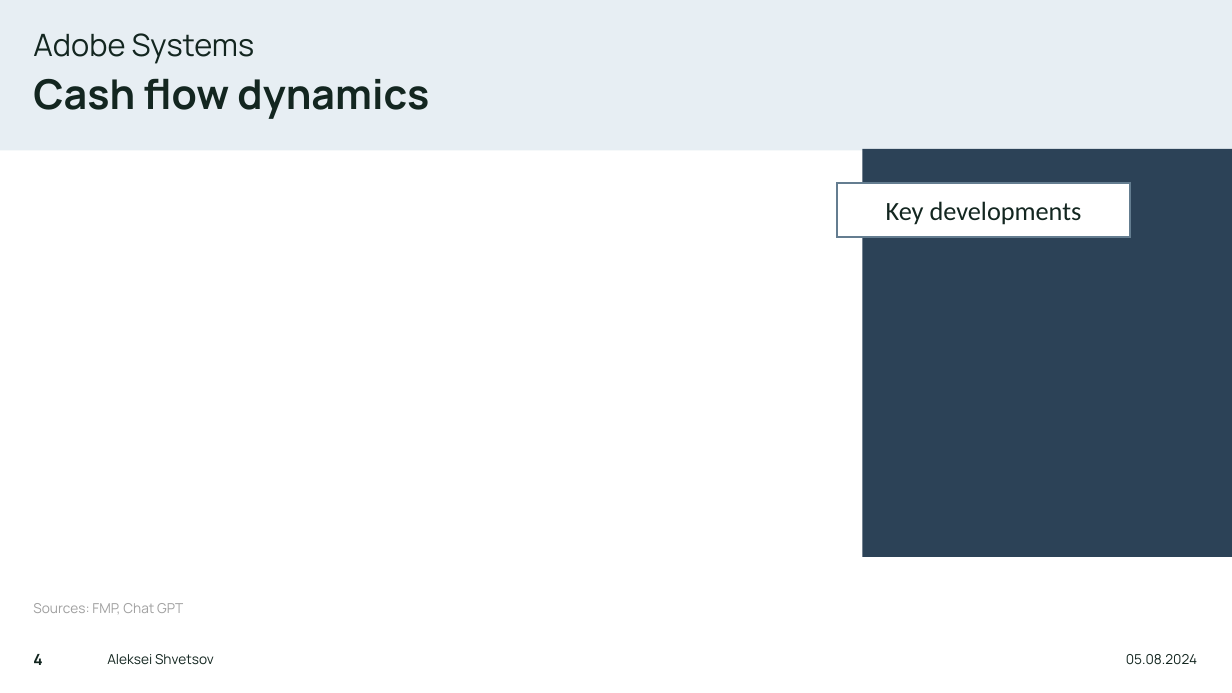
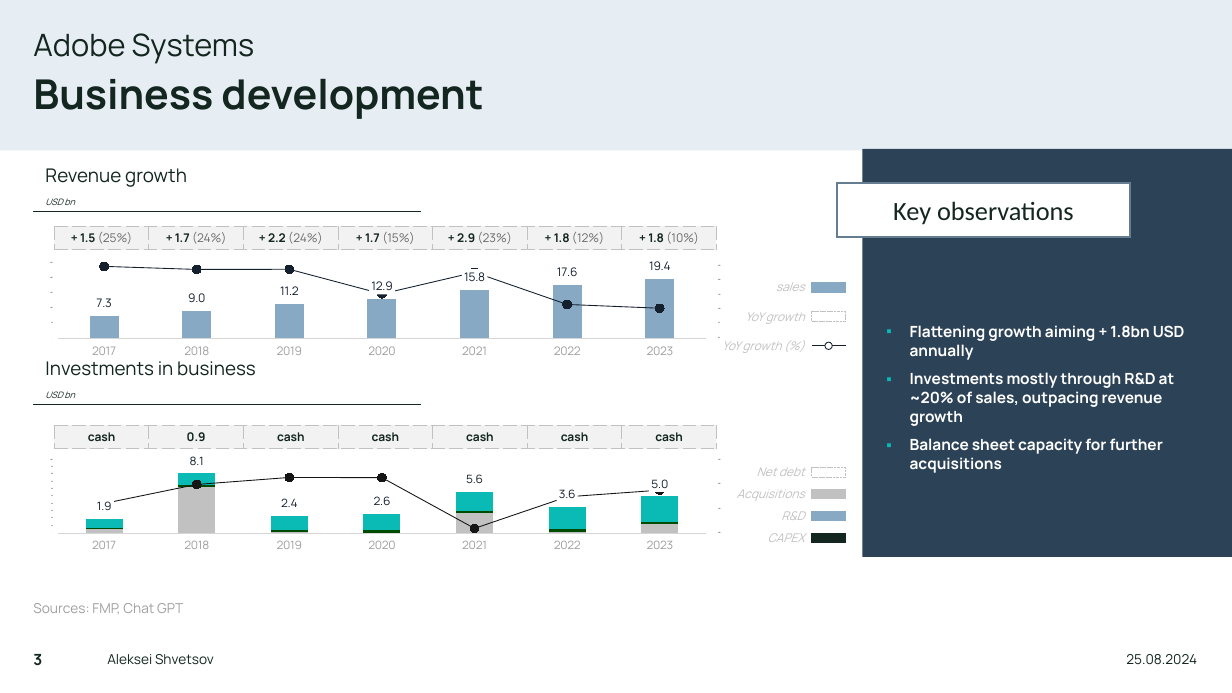
Before and after one commit to sleepper/investmentstrategies, a slide deck: slide 3 of Company Profile.pptx (slide 4 before the commit). Drawn at 1232x693 pixels with LibreOffice and Linux fonts; fonts in the diff are those of the drawing. Boxes give left, top, right and bottom in pixels: in the first picture for what was removed or moved away, otherwise in the second. Text is boxed around its words. In the diff, an @@ line names an element or a change of style, - is before the commit and + after.

Commit message:
Finished powerpoint

```diff
--- a/Company Profile.pptx
+++ b/Company Profile.pptx
@@ title at bbox=[33, 78, 483, 119]: text changed @@
-Cash flow dynamics
+Business development
@@ text added at bbox=[45, 168, 187, 205], 11 pt, text #132620 @@
+Revenue growth
+USD bn
@@ text in rectangle at bbox=[893, 201, 1074, 225]: text changed @@
-Key developments
+Key observations
@@ line added from (33, 211) to (421, 211), #132620 0.25 pt @@
@@ table added at bbox=[54, 227, 718, 312], 1 rows, 7 columns @@
++ 1.5 (25%) | + 1.7 (24%) | + 2.2 (24%) | + 1.7 (15%) | + 2.9 (23%) | + 1.8 (12%) | + 1.8 (10%)
@@ column chart added at bbox=[36, 259, 734, 361] @@
+categories: 2017, 2018, 2019, 2020, 2021, 2022, 2023
+Series 1: 7.301505, 9.030008, 11.171297, 12.868, 15.785, 17.606, 19.409
+Series 2: 0.247, 0.237, 0.237, 0.152, 0.227, 0.115, 0.102
@@ text added at bbox=[910, 325, 1185, 473], 9 pt, text #FFFFFF, bold @@
+▪ Flattening growth aiming + 1.8bn USD annually
+▪ Investments mostly through R&D at ~20% of sales, outpacing revenue growth
+▪ Balance sheet capacity for further acquisitions
@@ group added at bbox=[722, 282, 846, 353]: 3 texts, 2 rectangles, 1 line, 1 ellipse @@
+YoY growth
+sales
+YoY growth (%)
@@ text added at bbox=[45, 361, 256, 398], 11 pt, text #132620 @@
+Investments in business
+USD bn
@@ line added from (33, 404) to (421, 404), #132620 0.25 pt @@
@@ table added at bbox=[54, 425, 718, 448], 1 rows, 7 columns @@
+cash | 0.9 | cash | cash | cash | cash | cash
@@ column stacked chart added at bbox=[36, 453, 734, 556] @@
+categories: 2017, 2018, 2019, 2020, 2021, 2022, 2023
+Series 1: 0.5, 6.3, 0.1, 0, 2.7, 0.1, 1.1
+Series 2: 0.2, 0.3, 0.3, 0.4, 0.3, 0.4, 0.4
+Series 3: 1.2, 1.5, 1.9, 2.2, 2.5, 3, 3.5
+Series 4: 1.861807, 8.118773, 2.364913, 2.607, 5.552, 3.555, 4.969
+Series 5: 0.192, 0.2, 0.203, 0.203, 0.182, 0.195, 0.197
@@ group added at bbox=[737, 467, 846, 543]: 4 texts, 4 rectangles @@
+Acquisitions
+R&D
+CAPEX
+Net debt
@@ page number at bbox=[33, 654, 42, 666]: text changed @@
-4
+3
@@ text at bbox=[1126, 654, 1197, 665]: text changed @@
-05.08.2024
+25.08.2024
```
Also in this commit, not shown: 4 other slides changed, 3 slides added, 1 other file.
